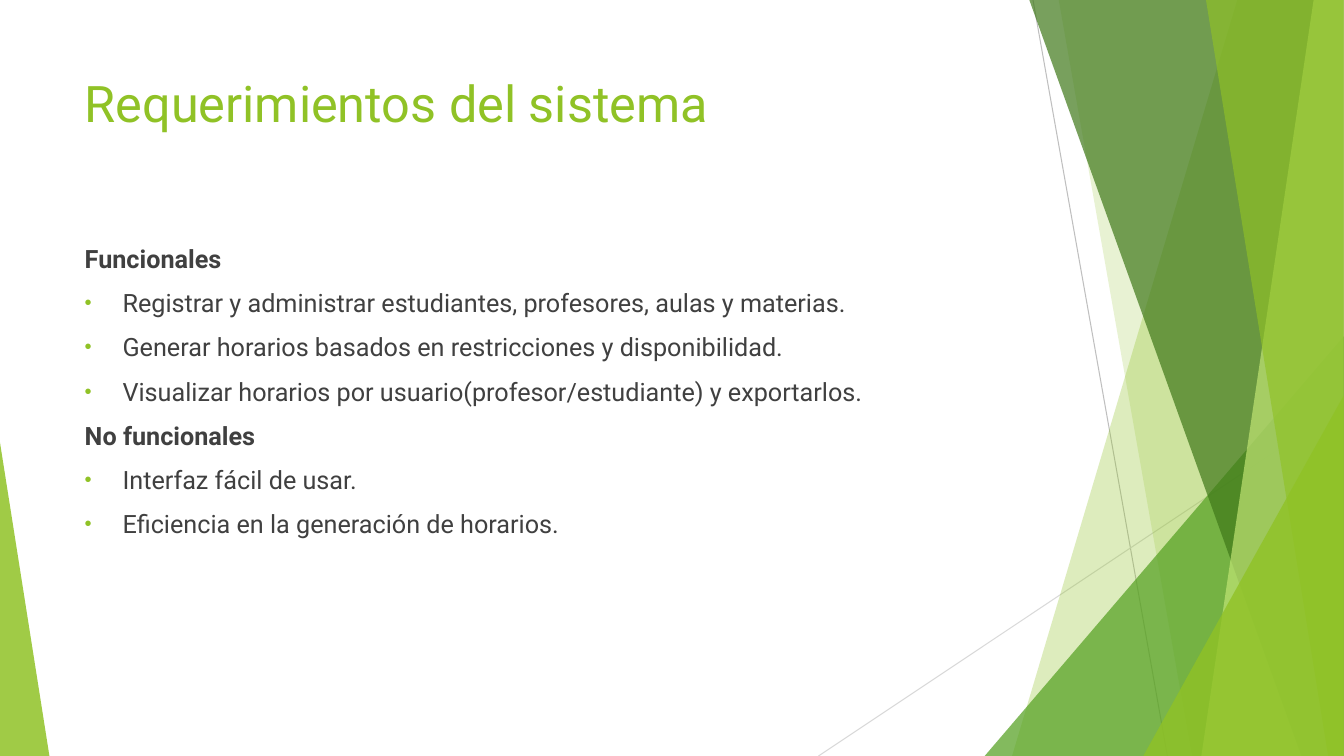
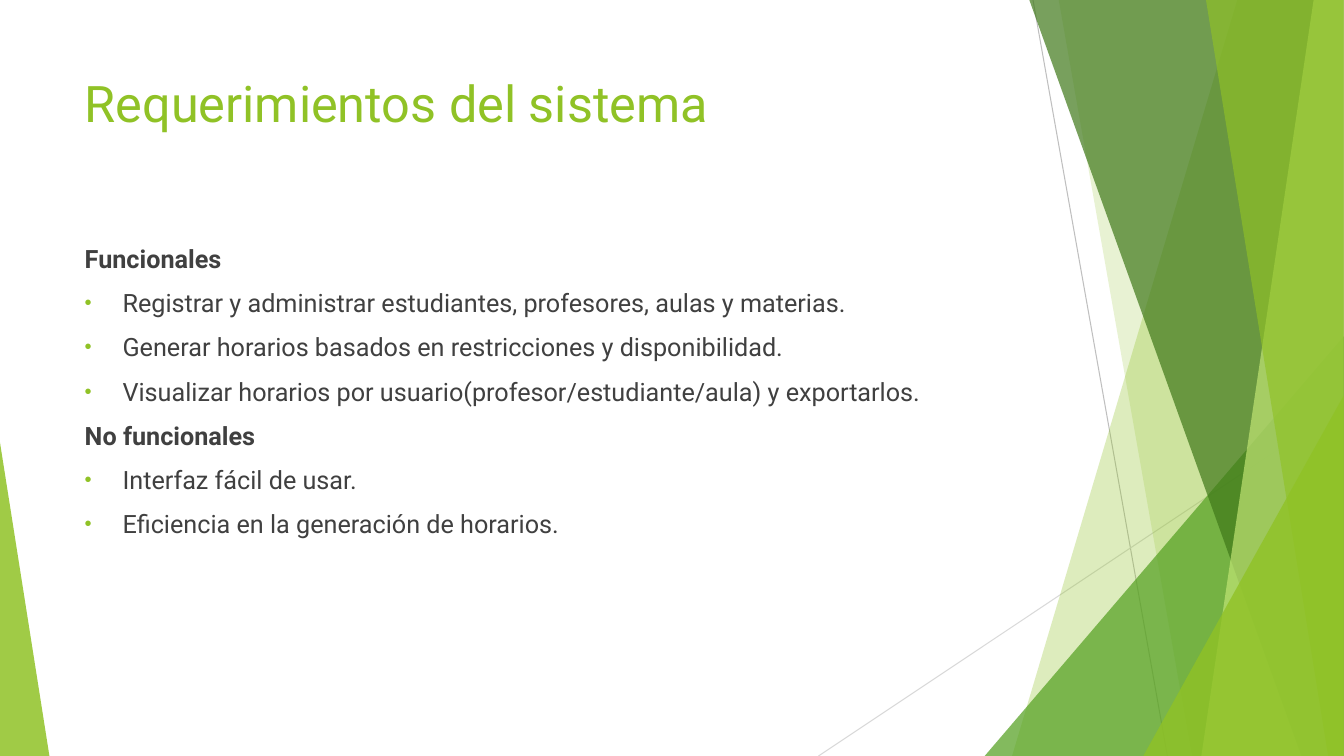
Before and after one commit to Storm-engine/Agendados2, a slide deck: slide 5 of presentacion/Agendados.pptx. Drawn at 1344x756 pixels with LibreOffice and Linux fonts; fonts in the diff are those of the drawing. Boxes give left, top, right and bottom in pixels: in the first picture for what was removed or moved away, otherwise in the second. Text is boxed around its words. In the diff, an @@ line names an element or a change of style, - is before the commit and + after.

```diff
--- a/presentacion/Agendados.pptx
+++ b/presentacion/Agendados.pptx
@@ text at <box>123,381,920,407</box>: text changed @@
-• Visualizar horarios por usuario(profesor/estudiante) y exportarlos.
+• Visualizar horarios por usuario(profesor/estudiante/aula) y exportarlos.
```
Also in this commit, not shown: 2 other slides changed, 6 other files.
